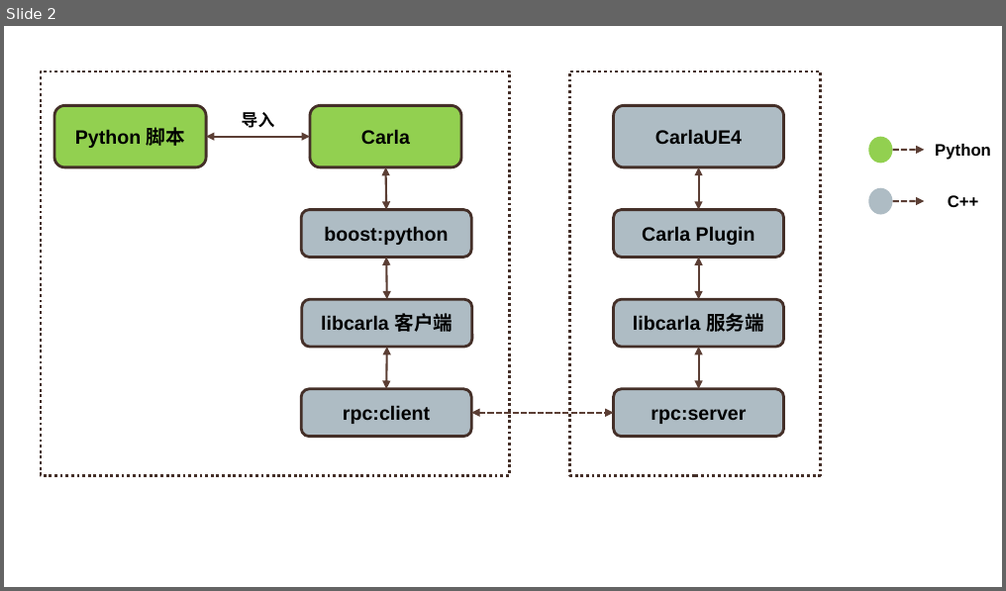
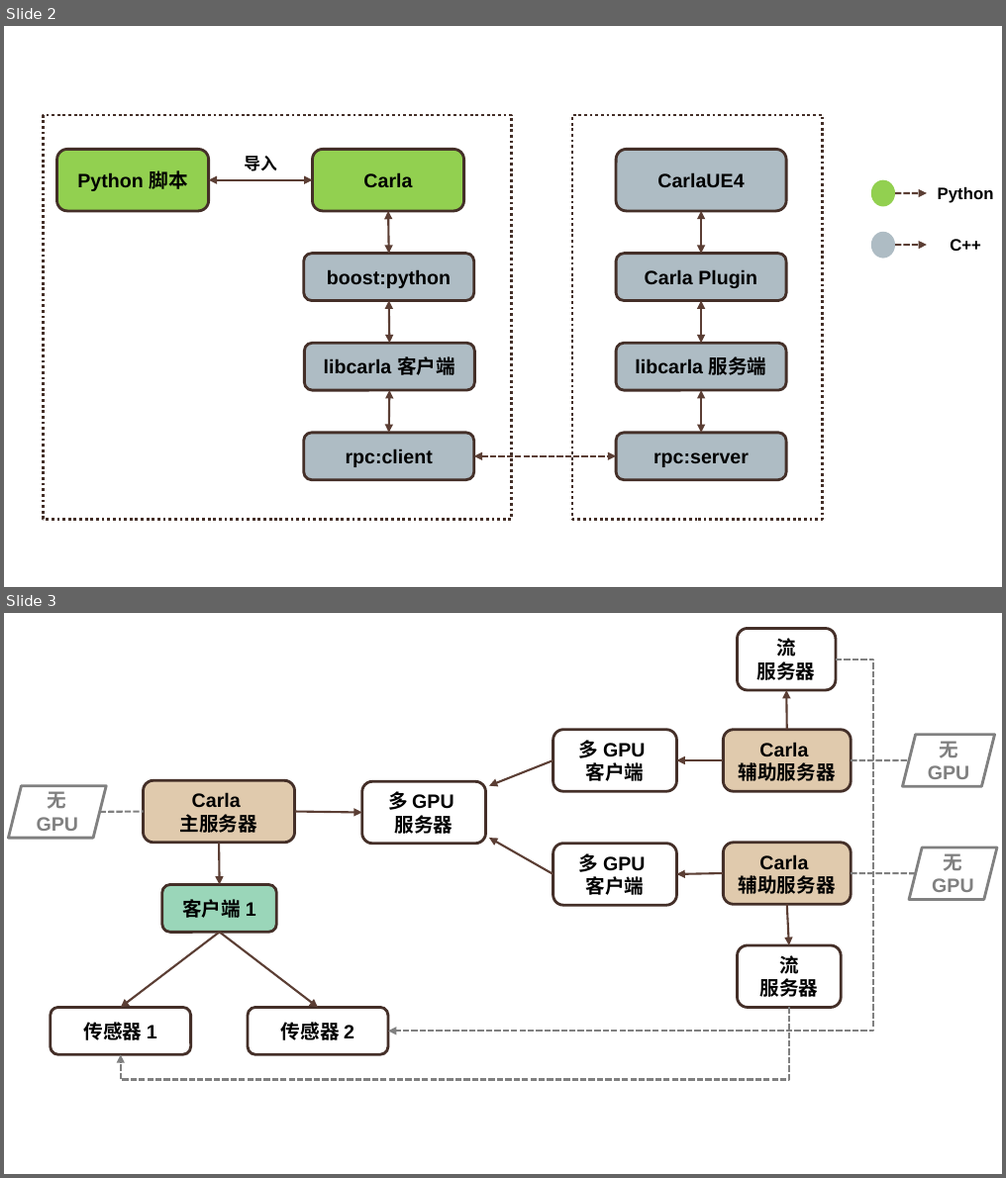
Before and after one commit to OpenHUTB/carla_doc, a slide deck: img/Carla.pptx. Shown one above the other, each under a label of ours: slide 2 before the commit, slides 2 and 3 after it. The pictures are 1006x591 and 1006x1178 pixels, drawn with LibreOffice and Linux fonts; fonts in the diff are those of the drawing. Boxes give left, top, right and bottom in pixels: in the first picture for what was removed or moved away, otherwise in the second. Text is boxed around its words. In the diff, an @@ line names an element or a change of style, - is before the commit and + after.

```diff
--- a/img/Carla.pptx
+++ b/img/Carla.pptx
@@ slide 3 added at [4,613,1002,1174], background #FFFFFF @@
@@ rounded rectangle added at [738,628,837,690], fill #FFFFFF, outline #452F29 2 pt, 14 pt, text #000000, bold @@
+流
+服务器
@@ elbow arrow added from (836, 659) to (388, 1031), #808080 1.5 pt dashed @@
@@ arrow added from (787, 730) to (786, 690), #5C3E35 1.5 pt @@
@@ rounded rectangle added at [552,730,676,791], fill #FFFFFF, outline #452F29 2 pt, 14 pt, text #000000, bold @@
+多 GPU
+客户端
@@ rounded rectangle added at [724,730,851,791], fill #E0CAAD, outline #452F29 2 pt, 14 pt, text #000000, bold @@
+Carla
+辅助服务器
@@ arrow added from (552, 761) to (489, 785), #5C3E35 1.5 pt @@
@@ arrow added from (724, 761) to (676, 761), #5C3E35 1.5 pt @@
@@ line added from (850, 761) to (909, 761), #808080 1.5 pt dashed @@
@@ parallelogram added at [902,735,994,786], fill #FFFFFF, outline #808080 2 pt, 14 pt, text #808080, bold @@
+无GPU
@@ parallelogram added at [8,785,106,838], fill #FFFFFF, outline #808080 2 pt, 14 pt, text #808080, bold @@
+无GPU
@@ rounded rectangle added at [143,780,294,843], fill #E0CAAD, outline #452F29 2 pt, 14 pt, text #000000, bold @@
+Carla
+主服务器
@@ rounded rectangle added at [362,781,486,844], fill #FFFFFF, outline #452F29 2 pt, 14 pt, text #000000, bold @@
+多 GPU
+服务器
@@ line added from (100, 812) to (143, 812), #808080 1.5 pt dashed @@
@@ arrow added from (294, 812) to (362, 813), #5C3E35 1.5 pt @@
@@ arrow added from (219, 843) to (220, 884), #5C3E35 1.5 pt @@
@@ arrow added from (552, 874) to (489, 838), #5C3E35 1.5 pt @@
@@ rounded rectangle added at [552,844,676,905], fill #FFFFFF, outline #452F29 2 pt, 14 pt, text #000000, bold @@
+多 GPU
+客户端
@@ rounded rectangle added at [724,843,851,904], fill #E0CAAD, outline #452F29 2 pt, 14 pt, text #000000, bold @@
+Carla
+辅助服务器
@@ parallelogram added at [909,848,997,899], fill #FFFFFF, outline #808080 2 pt, 14 pt, text #808080, bold @@
+无GPU
@@ arrow added from (724, 873) to (676, 874), #5C3E35 1.5 pt @@
@@ line added from (850, 873) to (915, 873), #808080 1.5 pt dashed @@
@@ rounded rectangle added at [162,884,277,932], fill #9AD6B9, outline #452F29 2 pt, 14 pt, text #000000, bold @@
+客户端 1
@@ arrow added from (787, 904) to (789, 946), #5C3E35 1.5 pt @@
@@ arrow added from (220, 933) to (121, 1007), #5C3E35 1.5 pt @@
@@ arrow added from (220, 933) to (319, 1007), #5C3E35 1.5 pt @@
@@ rounded rectangle added at [738,946,842,1007], fill #FFFFFF, outline #452F29 2 pt, 14 pt, text #000000, bold @@
+流
+服务器
@@ rounded rectangle added at [50,1007,190,1055], fill #FFFFFF, outline #452F29 2 pt, 14 pt, text #000000, bold @@
+传感器 1
@@ elbow arrow added from (789, 1007) to (121, 1056), #808080 1.5 pt dashed @@
@@ rounded rectangle added at [248,1007,388,1055], fill #FFFFFF, outline #452F29 2 pt, 14 pt, text #000000, bold @@
+传感器 2
@@ slide 2 changed as well @@
@@ 8 rounded rectangles, 2 rectangles, 1 text, 1 double arrow: place and size @@
-8 rounded rectangles, 2 rectangles, 1 text, 1 double arrow at [41,72,1002,476]
+8 rounded rectangles, 2 rectangles, 1 text, 1 double arrow at [43,115,1002,519]
@@ 7 double arrows, 2 ellipses, 2 arrows, 1 text, 1 rounded rectangle, 1 rectangle: place and size @@
-7 double arrows, 2 ellipses, 2 arrows, 1 text, 1 rounded rectangle, 1 rectangle at [242,72,924,476]
+7 double arrows, 2 ellipses, 2 arrows, 1 text, 1 rounded rectangle, 1 rectangle at [244,115,926,519]
```
Also in this commit, not shown: 1 other slide changed, 1 other slide added, 32 other files.
